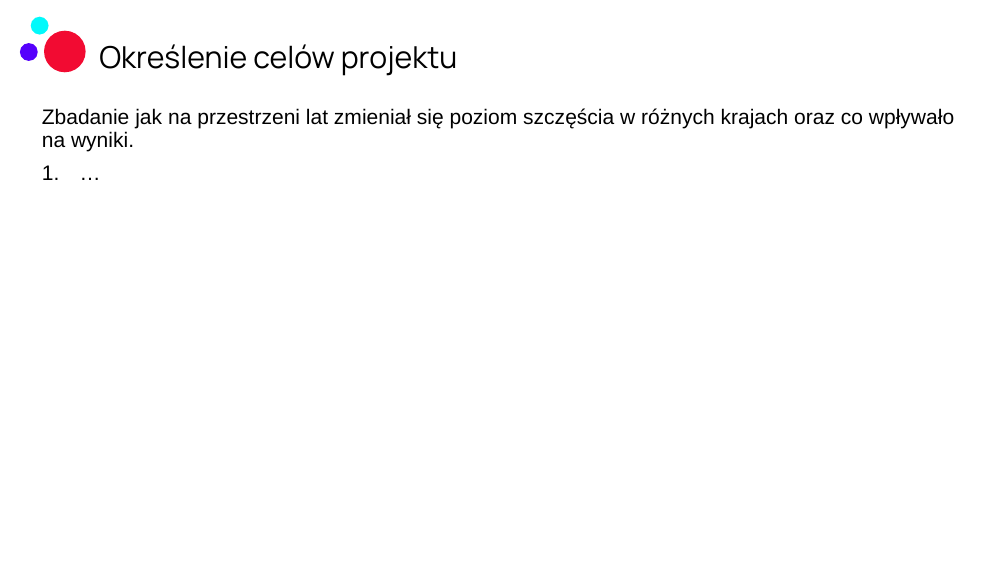
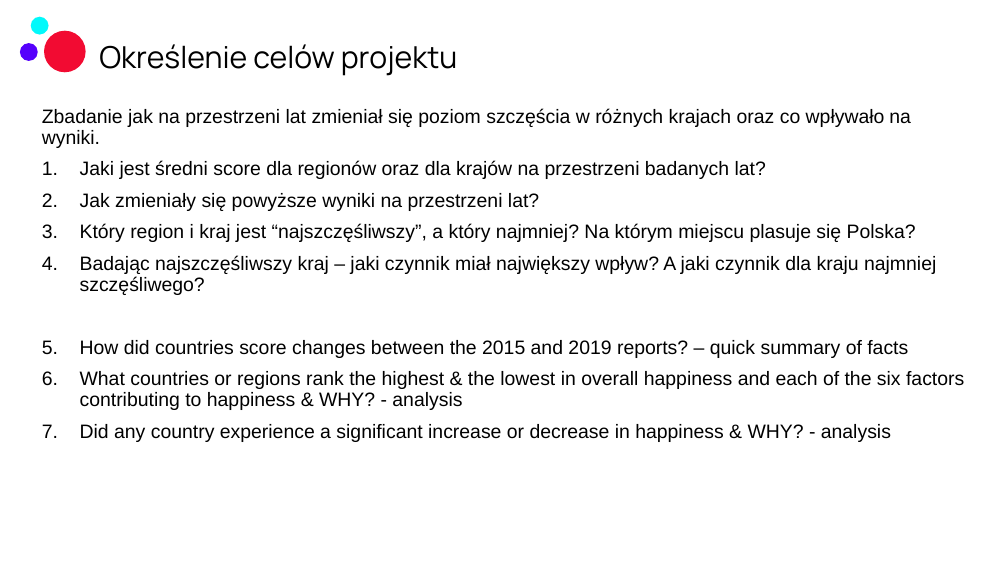
Before and after one commit to infoshareacademy/jdszr14-Tylda, a slide deck: slide 11 of robocza_prezentacja/Project.1.Happiness.by.Tylda_ROBOCZA_ver1.pptx. Drawn at 1008x567 pixels with LibreOffice and Linux fonts; fonts in the diff are those of the drawing; background and template pictures are left out. Boxes give left, top, right and bottom in pixels: in the first picture for what was removed or moved away, otherwise in the second. Text is boxed around its words. In the diff, an @@ line names an element or a change of style, - is before the commit and + after.

```diff
--- a/robocza_prezentacja/Project.1.Happiness.by.Tylda_ROBOCZA_ver1.pptx
+++ b/robocza_prezentacja/Project.1.Happiness.by.Tylda_ROBOCZA_ver1.pptx
@@ text at (x1=42, y1=108, x2=911, y2=148): size 20 to 18.5 pt in "Zbadanie jak na przestrzeni lat zmieniał się ..." @@
@@ text at (x1=80, y1=160, x2=964, y2=442): text changed; size 20 to 18.5 pt @@
-1. …
+1. Jaki jest średni score dla regionów oraz dla krajów na przestrzeni badanych lat?
+2. Jak zmieniały się powyższe wyniki na przestrzeni lat?
+3. Który region i kraj jest “najszczęśliwszy”, a który najmniej? Na którym miejscu plasuje się Polska?
+4. Badając najszczęśliwszy kraj – jaki czynnik miał największy wpływ? A jaki czynnik dla kraju najmniej szczęśliwego?
+5. How did countries score changes between the 2015 and 2019 reports? – quick summary of facts
+6. What countries or regions rank the highest & the lowest in overall happiness and each of the six factors contributing to happiness & WHY? - analysis
+7. Did any country experience a significant increase or decrease in happiness & WHY? - analysis
```
Also in this commit, not shown: 10 slides added.
